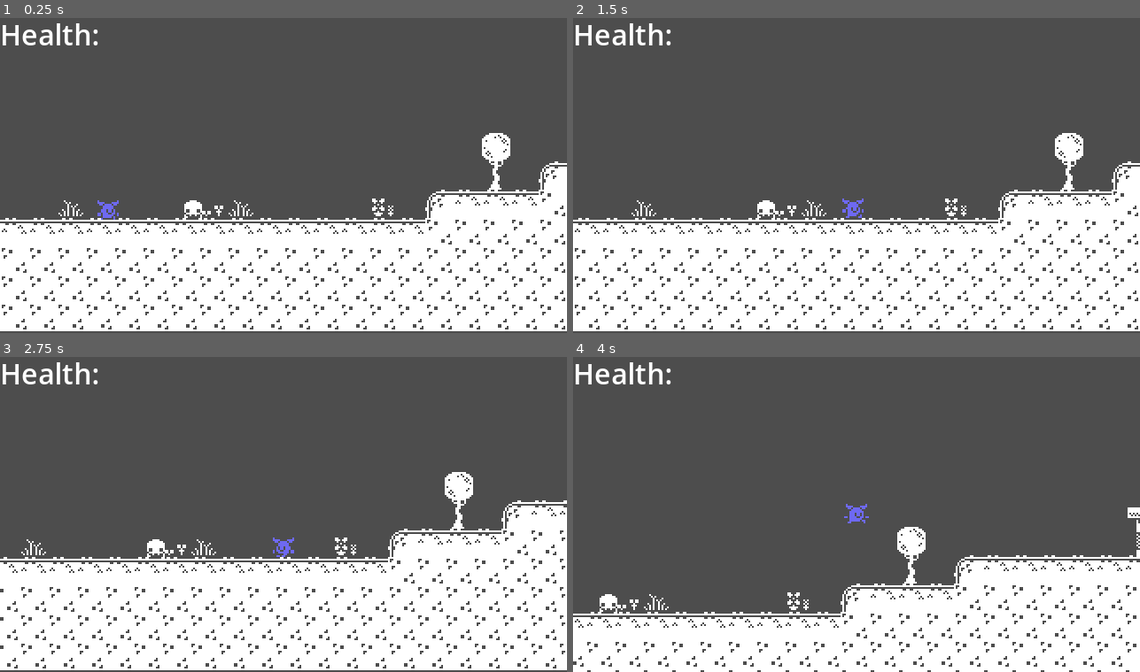
Above: before the commit, frames 1-4 (two rows, left to right).
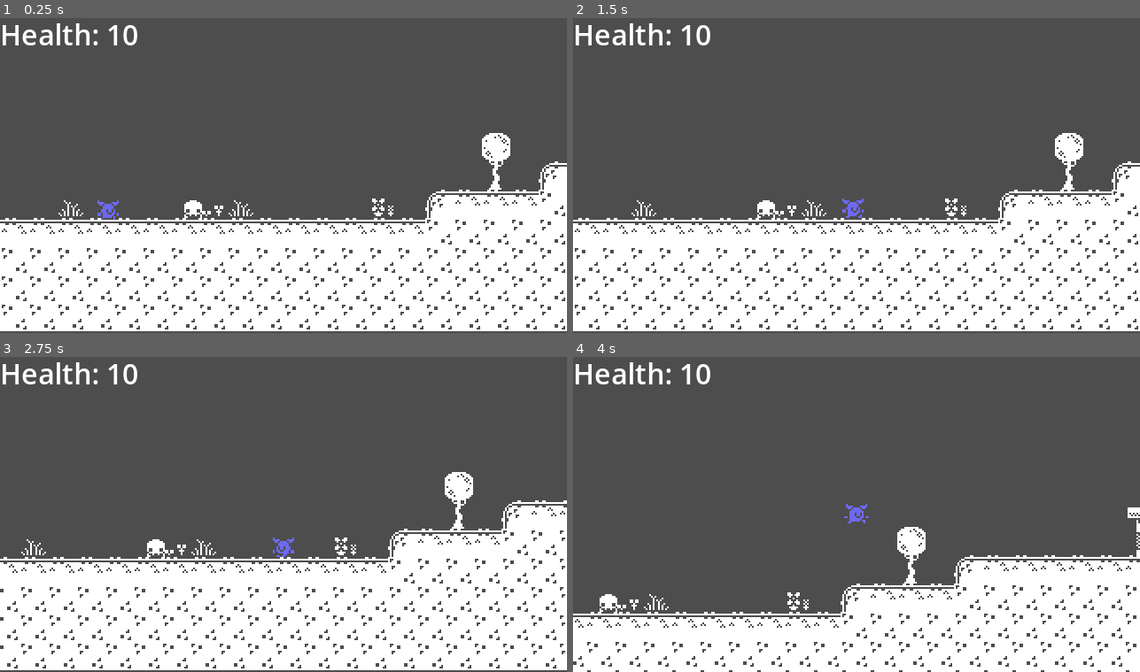
Above: after the commit, the same moments.

Repository: emilykrohn/2DPlatformer
Game: Godot game, scene res://main.tscn
Two runs of this game, one before a commit and one after it. Both use one fixed random seed, a clock stepped at 60 frames per second and the inputs below.
Inputs:
- Up to frame 1 (0.25 s): no input
- Up to frame 2 (1.5 s): tap Enter (ui_accept) at 0.5, 0.77 s; hold Right (ui_right) from 0.53 s (still down)
- Up to frame 3 (2.75 s): tap Enter (ui_accept) at 1.52 s; release Right (ui_right) at 2.03 s; hold Left (ui_left) from 2.03 s (still down)
- Up to frame 4 (4 s): release Left (ui_left) at 2.78 s; hold Right (ui_right) from 2.78 s (still down); tap Enter (ui_accept) at 3.02, 3.77 s

The runs differ from the first frame. In frame 1, 0.2% of the frame differs, in the area x 19-25%, y 2-9%; in frame 2, 0.2%; in frame 3, 0.2%; in frame 4, 0.2%.

Commit message:
Health text updates when player loses health

Diff:
--- a/player.gd
+++ b/player.gd
@@ -54,4 +54,6 @@
 	if not is_on_floor():
 		$AnimatedSprite2D.animation = "jump"
 
+	$HUD/Health.text = "Health: " + str(health)
+
 	move_and_slide()
